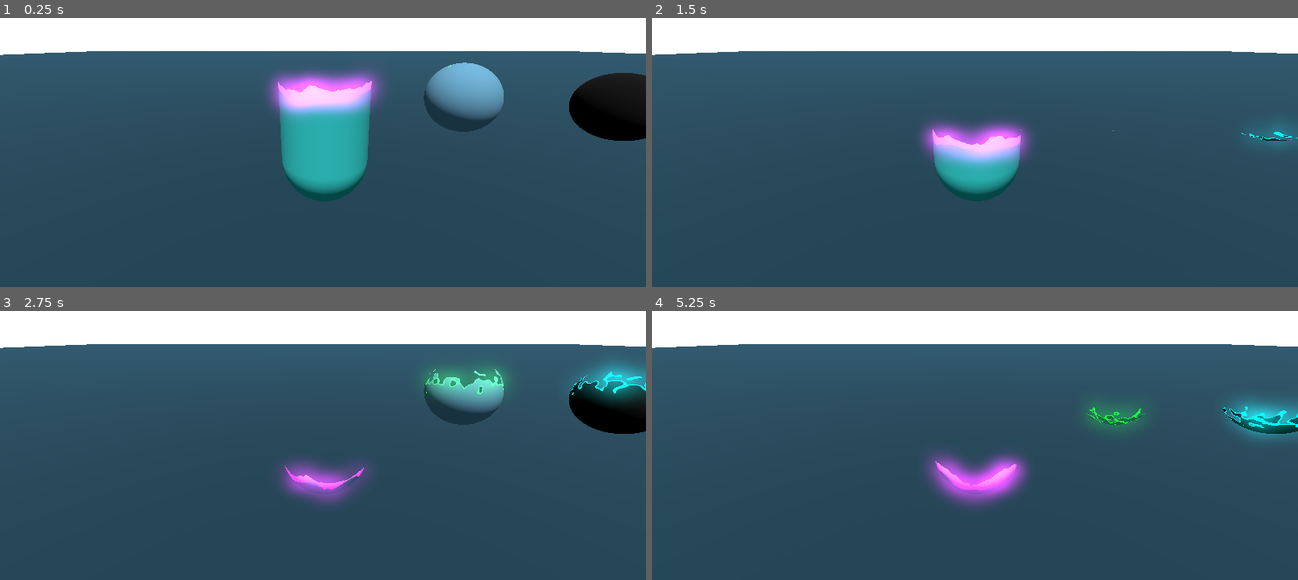
Above: before the commit, frames 1-4 (two rows, left to right).
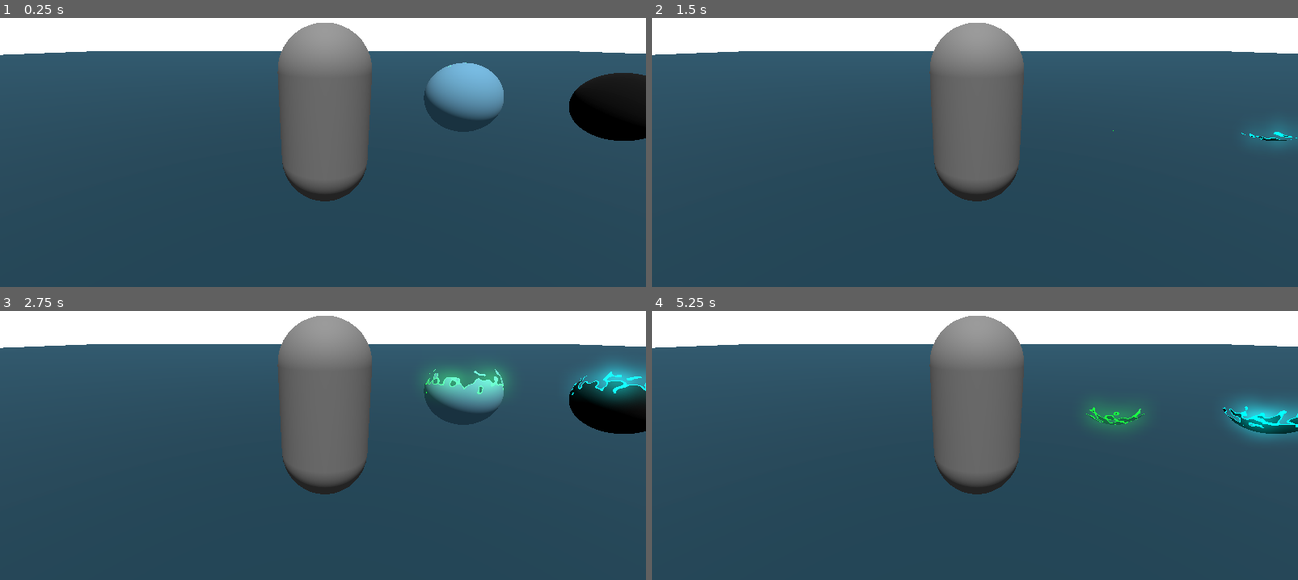
Above: after the commit, the same moments.

Repository: partkyle/GodotProjects
Game: Godot game, scene res://shaders.tscn
Two runs of this game, one before a commit and one after it. Both use one fixed random seed, a clock stepped at 60 frames per second and the inputs below. The project has no main scene, so this scene is started directly.
Inputs:
- Up to frame 1 (0.25 s): no input
- Up to frame 2 (1.5 s): no input
- Up to frame 3 (2.75 s): no input
- Up to frame 4 (5.25 s): no input

The runs differ from the first frame. In frame 1, 8.6% of the frame differs, in the area x 41-60%, y 1-69%; in frame 2, 8.6%; in frame 3, 8.8%; in frame 4, 9.3%, in the area x 42-59%, y 1-73%.

Commit message:
shaders updates

Diff:
--- a/Shaders/dissolve.gdshader
+++ b/Shaders/dissolve.gdshader
@@ -8,6 +8,7 @@
 uniform sampler2D depth_texture : hint_depth_texture;
 
 uniform vec3 base_color : source_color = vec3(0.0, 1.0, 0.0);
+uniform vec3 backface_color : source_color = vec3(0.0, 0.0, 0.0);
 
 // The height of the dissolve effect. This can be thought of as a percentage
 // of how much is dissolved.
@@ -15,6 +16,7 @@
 
 // How much of the noise should effect the value
 uniform float noise_scale: hint_range(0.0, 1.0, 0.1) = 0.1;
+uniform float time_scale: hint_range(0.0, 10.0, 0.1) = 0.0;
 
 // Color the object should Glow.
 // This requires that the camera have an environment that supports glowing.
@@ -22,35 +24,35 @@
 // glow.
 uniform vec3 glow_color : source_color;
 uniform float glow_thickness: hint_range(0.0, 1.0) = 0.05;
+uniform vec3 backface_glow_color: source_color;
 
-varying float yPos;
+varying float y_pos;
 
 void vertex() {
-	// normalize from -1.0 - 1.0 => 0 - 1.0
-	yPos = (VERTEX.y + 1.0) * 0.5;
+	// normalize from (-1.0, 1.0) => (0.0, 1.0)
+	y_pos = fma(VERTEX.y, 0.5, 0.5);
 }
 
 void fragment() {
 	// get a noise value and only use one the r channel
-	float noise_at = texture(noise_texture, UV + TIME * 0.1).r * noise_scale;
+	float noise_at = texture(noise_texture, UV + TIME * time_scale).r * noise_scale;
 
-	// we want to normalize the noise_val so that we get something
+	// we want to normalize the current_dissolve_height so that we get something
 	// between 0.0 and 1.0. This can cause some floating point issues
-	float noise_val = 0.0;
+	float current_dissolve_height = 0.0;
 
 	if (dissolve_height < 1.0) {
 		//// Originally I was dividing this by 2.0, but that's before I added in the
 		//// noise_scale variable.
-		noise_val = (yPos + noise_at);
+		current_dissolve_height = (y_pos + noise_at);
 	}
 
 	// always set the base_color
-	//ALBEDO = vec3(yPos,0.0, 0.0);
 	ALBEDO = base_color;
 
 	// fade out the parts of the shape that should be gone
-	ALPHA = 1.0 - step(dissolve_height, noise_val);
+	ALPHA = 1.0 - step(dissolve_height, current_dissolve_height);
 
 	// add the glow line based on the glow_thickness using the glow_color
-	EMISSION = step(dissolve_height - glow_thickness, noise_val) * glow_color;
+	EMISSION = step(dissolve_height - glow_thickness, current_dissolve_height) * glow_color;
 }
--- a/Shaders/gallery.tscn
+++ b/Shaders/gallery.tscn
@@ -12,10 +12,13 @@
 render_priority = 0
 shader = ExtResource("1_a1kxu")
 shader_parameter/base_color = Color(0, 1, 1, 1)
-shader_parameter/dissolve_height = 0.57
+shader_parameter/backface_color = Color(0, 0, 0, 1)
+shader_parameter/dissolve_height = 0.6
 shader_parameter/noise_scale = 0.1
+shader_parameter/time_scale = 0.1
 shader_parameter/glow_color = Color(57.292, 0, 14.062, 1)
 shader_parameter/glow_thickness = 0.05
+shader_parameter/backface_glow_color = Color(1, 1, 1, 1)
 shader_parameter/noise_texture = SubResource("NoiseTexture2D_3xx16")
 
 [sub_resource type="CapsuleMesh" id="CapsuleMesh_wqper"]
